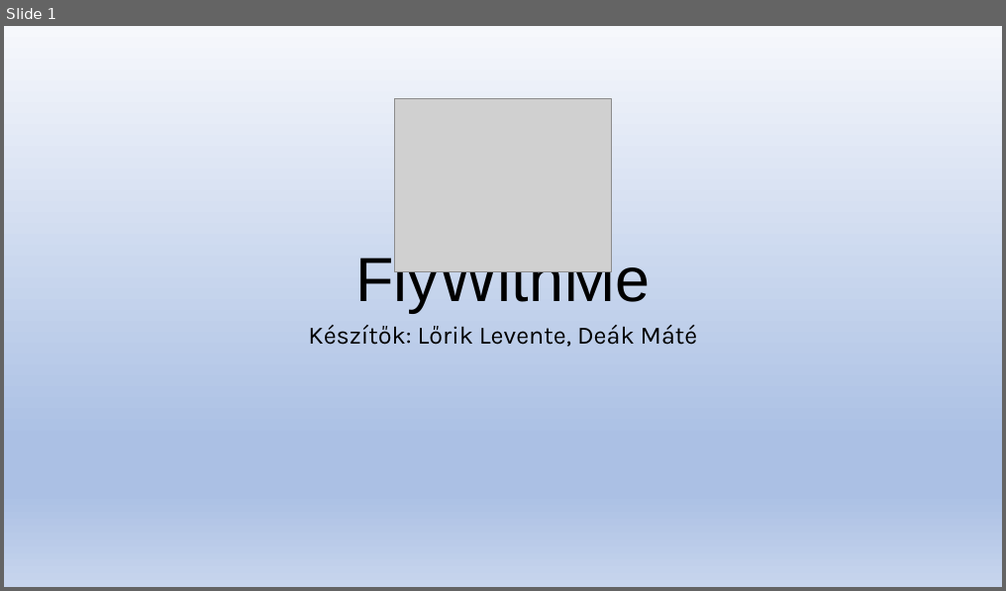
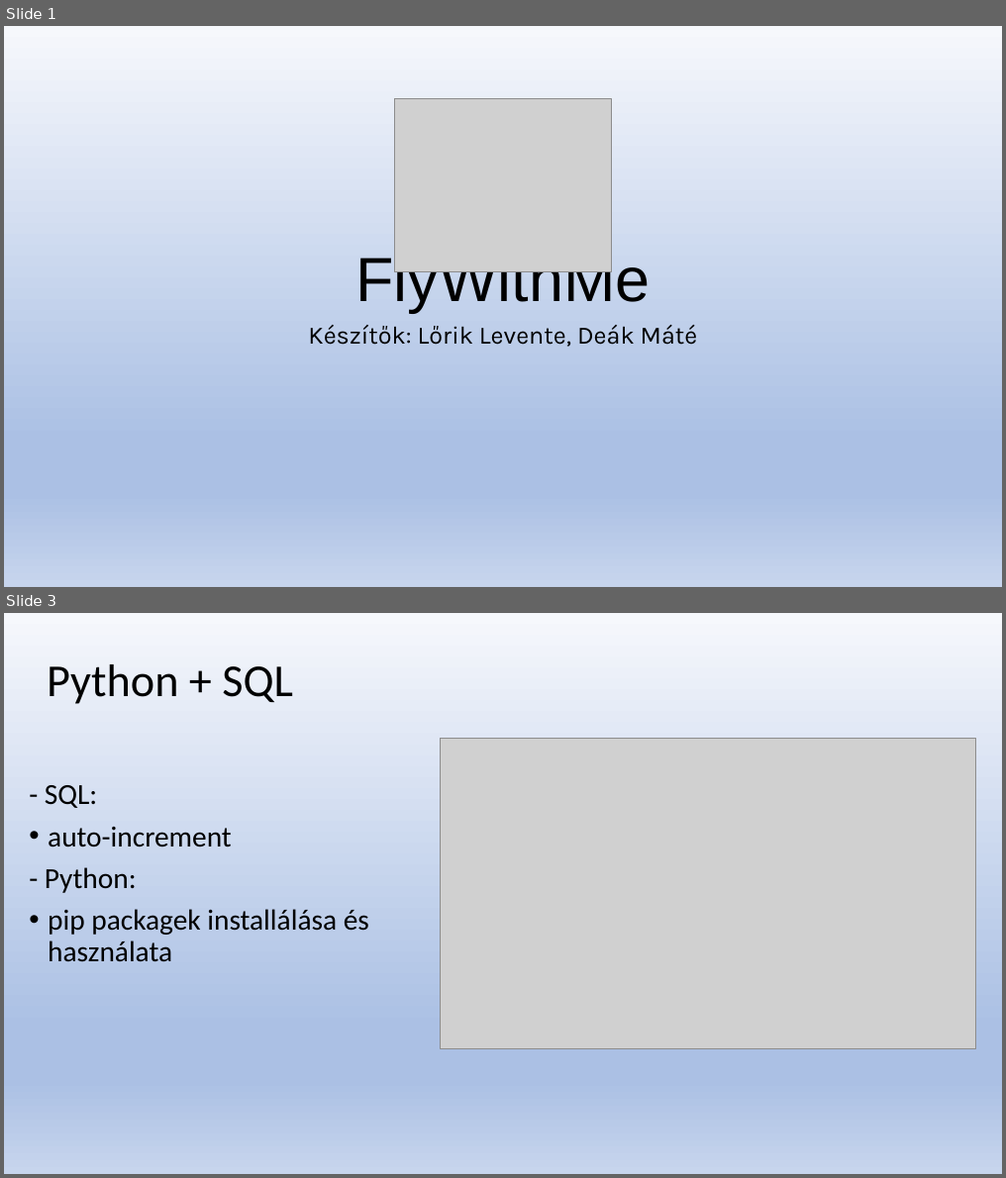
Before and after one commit to Levminer/flywithme, a slide deck: app/docs/FlyWithMeApp.pptx. Shown one above the other, each under a label of ours: slide 1 before the commit, slides 1 and 3 after it; the slides between them are not shown. The pictures are 1006x591 and 1006x1178 pixels, drawn with LibreOffice and Linux fonts; fonts in the diff are those of the drawing; grey boxes stand for pictures. Boxes give left, top, right and bottom in pixels: in the first picture for what was removed or moved away, otherwise in the second. Text is boxed around its words. In the diff, an @@ line names an element or a change of style, - is before the commit and + after.

```diff
--- a/app/docs/FlyWithMeApp.pptx
+++ b/app/docs/FlyWithMeApp.pptx
@@ slide 3 added at (x1=4, y1=613, x2=1002, y2=1174), background gradient #F6F8FC to #ABC0E4 to #C7D5ED @@
@@ title added at (x1=47, y1=664, x2=293, y2=704), 44 pt, text #000000 @@
+Python + SQL
@@ picture added at (x1=440, y1=738, x2=976, y2=1049) @@
@@ text added at (x1=45, y1=785, x2=369, y2=962), 28 pt, text #000000 @@
+- SQL:
+• auto-increment
+- Python:
+• pip packagek installálása és használata
```
Also in this commit, not shown: 2 other slides added, 3 slides removed, 2 other files.
